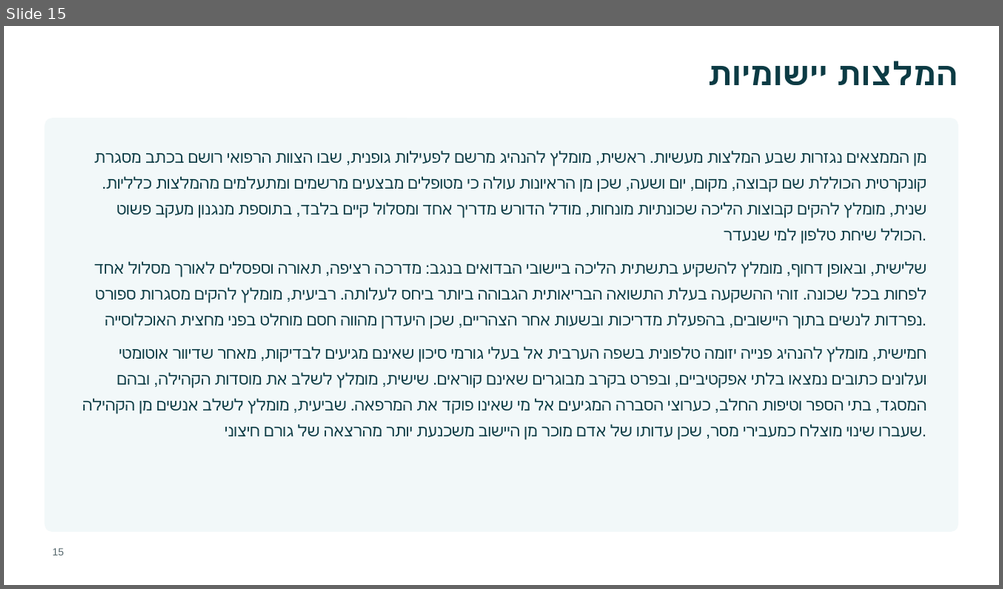
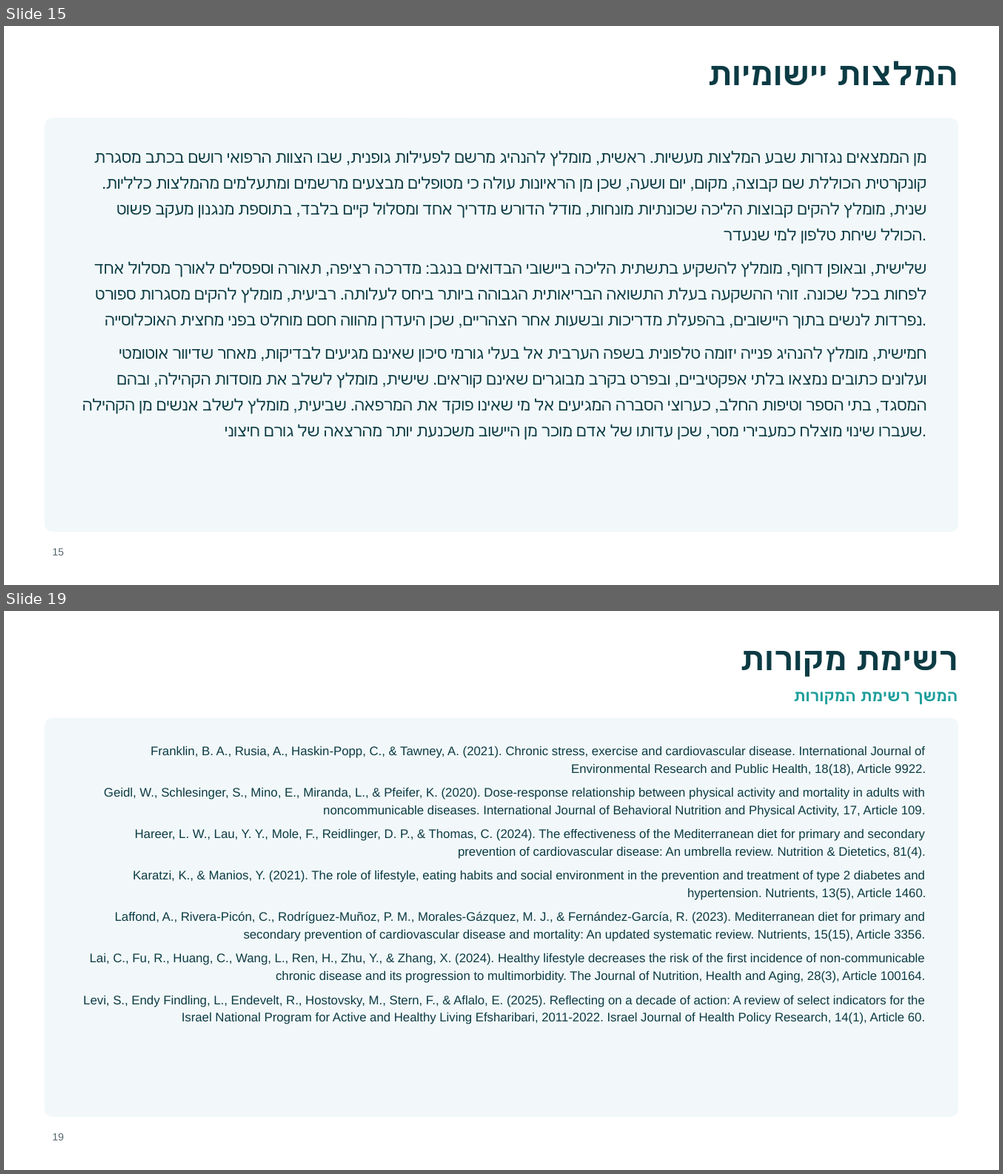
Before and after one commit to azbargarawan-sudo/clickwriting-landing, a slide deck: מצגת פרויקט גמר - פעילות גופנית ותזונה ומחלות כרוניות.pptx. Shown one above the other, each under a label of ours: slide 15 before the commit, slides 15 and 19 after it; the slides between them are not shown. The pictures are 1003x589 and 1003x1174 pixels, drawn with LibreOffice and Linux fonts; fonts in the diff are those of the drawing; background and template pictures are left out. Boxes give left, top, right and bottom in pixels: in the first picture for what was removed or moved away, otherwise in the second. Text is boxed around its words. In the diff, an @@ line names an element or a change of style, - is before the commit and + after.

```diff
--- a/מצגת פרויקט גמר - פעילות גופנית ותזונה ומחלות כרוניות.pptx
+++ b/מצגת פרויקט גמר - פעילות גופנית ותזונה ומחלות כרוניות.pptx
@@ slide 19 added at (x1=4, y1=611, x2=999, y2=1170), background #FFFFFF @@
@@ text added at (x1=855, y1=651, x2=957, y2=670), 31 pt, text #0C3B44, bold @@
+רשימת מקורות
@@ text added at (x1=913, y1=692, x2=957, y2=705), 15 pt, text #1D9E9A, bold @@
+המשך רשימת המקורות
@@ rounded rectangle added at (x1=45, y1=718, x2=958, y2=1117), fill #F2F8F9, outline #F2F8F9 1 pt @@
@@ text added at (x1=83, y1=746, x2=926, y2=1025), 12 pt, text #0C3B44 @@
+Franklin, B. A., Rusia, A., Haskin-Popp, C., & Tawney, A. (2021). Chronic stress, exercise and cardiovascular disease. International Journal of Environmental Research and Public Health, 18(18), Article 9922.
+Geidl, W., Schlesinger, S., Mino, E., Miranda, L., & Pfeifer, K. (2020). Dose-response relationship between physical activity and mortality in adults with noncommunicable diseases. International Journal of Behavioral Nutrition and Physical Activity, 17, Article 109.
+Hareer, L. W., Lau, Y. Y., Mole, F., Reidlinger, D. P., & Thomas, C. (2024). The effectiveness of the Mediterranean diet for primary and secondary prevention of cardiovascular disease: An umbrella review. Nutrition & Dietetics, 81(4).
+Karatzi, K., & Manios, Y. (2021). The role of lifestyle, eating habits and social environment in the prevention and treatment of type 2 diabetes and hypertension. Nutrients, 13(5), Article 1460.
+Laffond, A., Rivera-Picón, C., Rodríguez-Muñoz, P. M., Morales-Gázquez, M. J., & Fernández-García, R. (2023). Mediterranean diet for primary and secondary prevention of cardiovascular disease and mortality: An updated systematic review. Nutrients, 15(15), Article 3356.
+Lai, C., Fu, R., Huang, C., Wang, L., Ren, H., Zhu, Y., & Zhang, X. (2024). Healthy lifestyle decreases the risk of the first incidence of non-communicable chronic disease and its progression to multimorbidity. The Journal of Nutrition, Health and Aging, 28(3), Article 100164.
+Levi, S., Endy Findling, L., Endevelt, R., Hostovsky, M., Stern, F., & Aflalo, E. (2025). Reflecting on a decade of action: A review of select indicators for the Israel National Program for Active and Healthy Living Efsharibari, 2011-2022. Israel Journal of Health Policy Research, 14(1), Article 60.
@@ page number added at (x1=52, y1=1133, x2=64, y2=1141), 10 pt, text #56686D @@
+19
```
Also in this commit, not shown: 5 other slides added, 1 slide removed.
